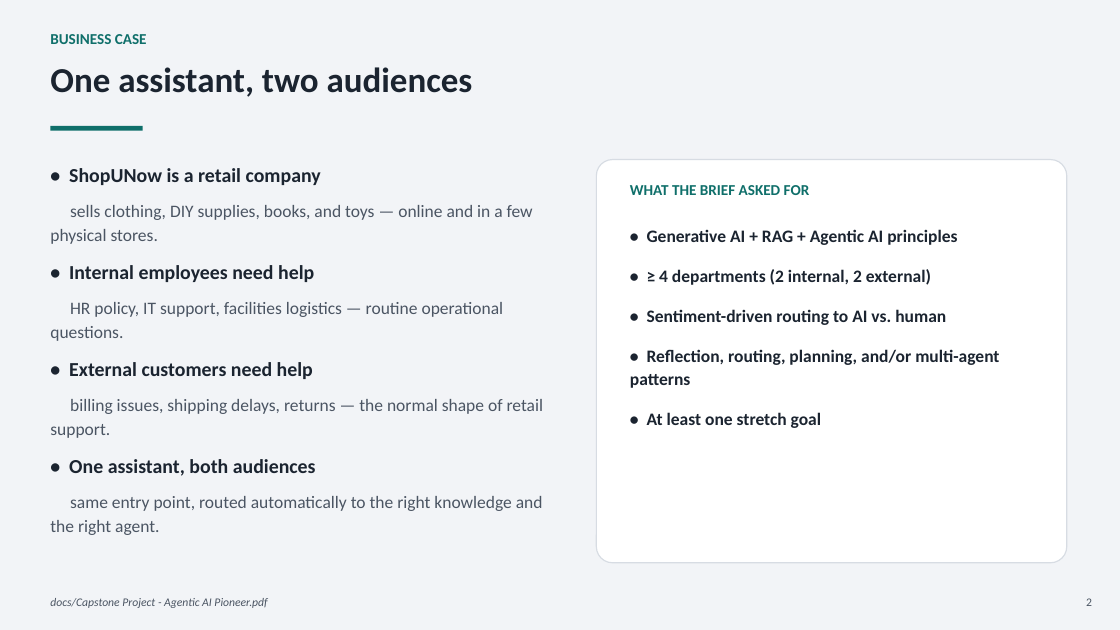
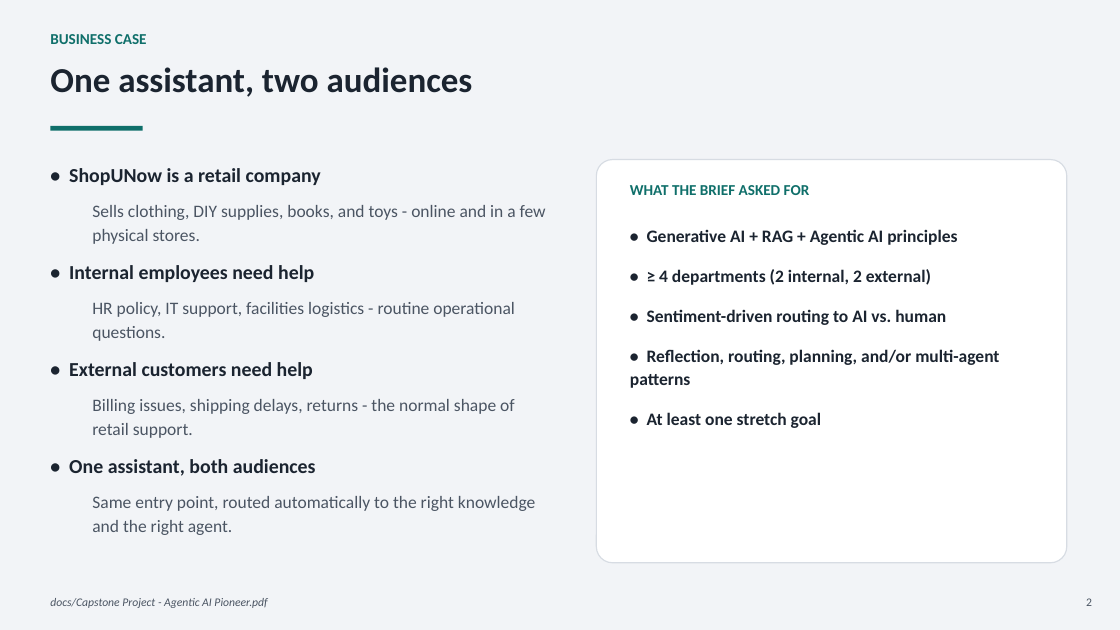
Before and after one commit to Anuj3126/agentic-support-assistant, a slide deck: slide 2 of ShopUNow_Capstone_Presentation.pptx. Drawn at 1120x630 pixels with LibreOffice and Linux fonts; fonts in the diff are those of the drawing. Boxes give left, top, right and bottom in pixels: in the first picture for what was removed or moved away, otherwise in the second. Text is boxed around its words. In the diff, an @@ line names an element or a change of style, - is before the commit and + after.

```diff
--- a/ShopUNow_Capstone_Presentation.pptx
+++ b/ShopUNow_Capstone_Presentation.pptx
@@ text at (x1=92, y1=205, x2=546, y2=244): text changed @@
-sells clothing, DIY supplies, books, and toys — online and in a few physical stores.
+  Sells clothing, DIY supplies, books, and toys - online and in a few physical stores.
@@ text at (x1=92, y1=302, x2=515, y2=341): text changed @@
-HR policy, IT support, facilities logistics — routine operational questions.
+  HR policy, IT support, facilities logistics - routine operational questions.
@@ text at (x1=92, y1=399, x2=515, y2=438): text changed @@
-billing issues, shipping delays, returns — the normal shape of retail support.
+  Billing issues, shipping delays, returns - the normal shape of retail support.
@@ text at (x1=92, y1=496, x2=535, y2=535): text changed @@
-same entry point, routed automatically to the right knowledge and the right agent.
+  Same entry point, routed automatically to the right knowledge and the right agent.
```
Also in this commit, not shown: 1 slide added, 1 slide removed.
